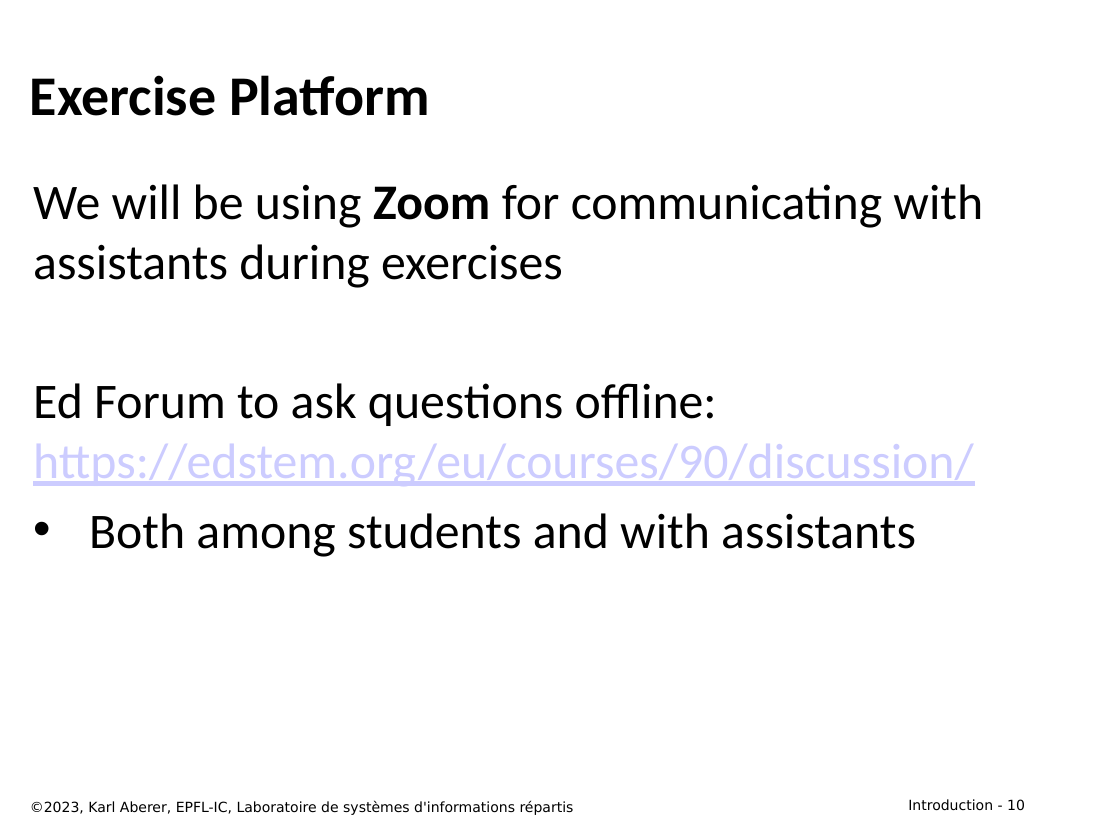
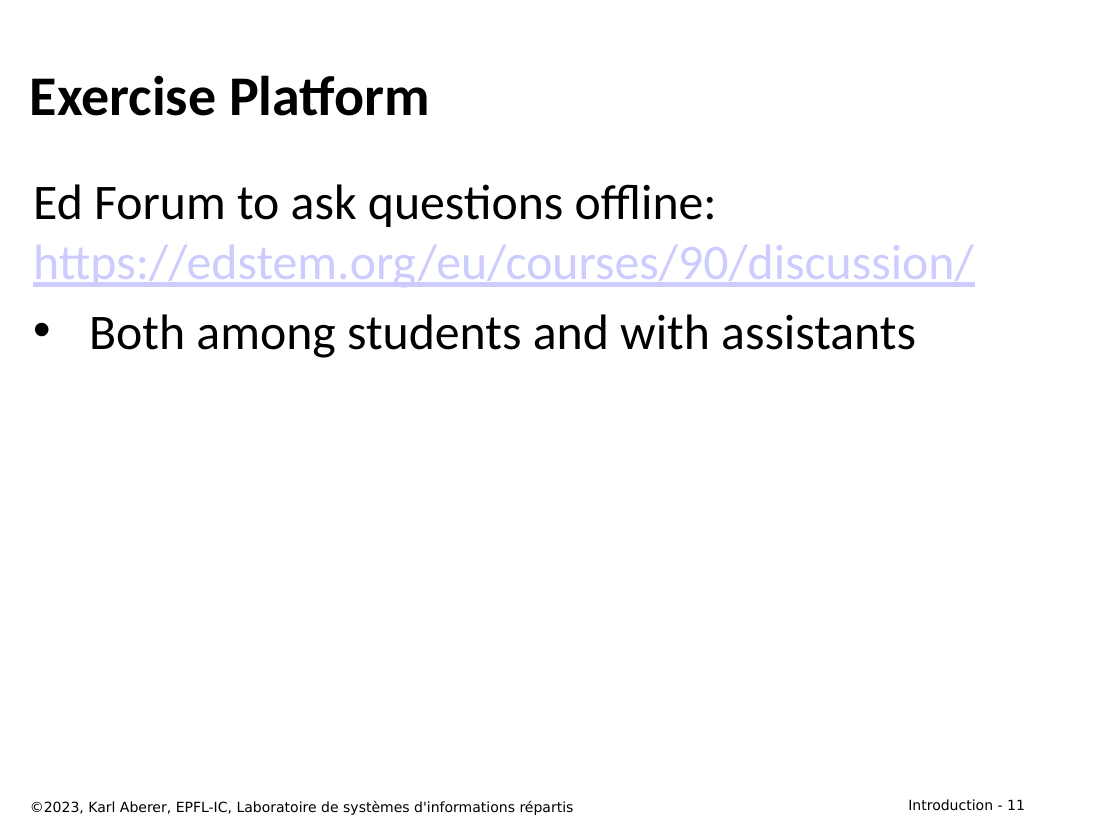
Before and after one commit to LSIR/DIS, a slide deck: slide 11 of Lectures/week 1/week 1 - Course Information 2023.pptx (slide 10 before the commit). Drawn at 1120x840 pixels with LibreOffice and Linux fonts; fonts in the diff are those of the drawing. Boxes give left, top, right and bottom in pixels: in the first picture for what was removed or moved away, otherwise in the second. Text is boxed around its words. In the diff, an @@ line names an element or a change of style, - is before the commit and + after.

```diff
--- a/Lectures/week 1/week 1 - Course Information 2023.pptx
+++ b/Lectures/week 1/week 1 - Course Information 2023.pptx
@@ text at <box>33,184,983,288</box>: paragraph removed @@
-We will be using Zoom for communicating with assistants during exercises
@@ page number at <box>908,799,1025,811</box>: text changed @@
-Introduction - 10
+Introduction - 11
```
Also in this commit, not shown: 5 other slides changed, 1 slide removed, 3 other files.
